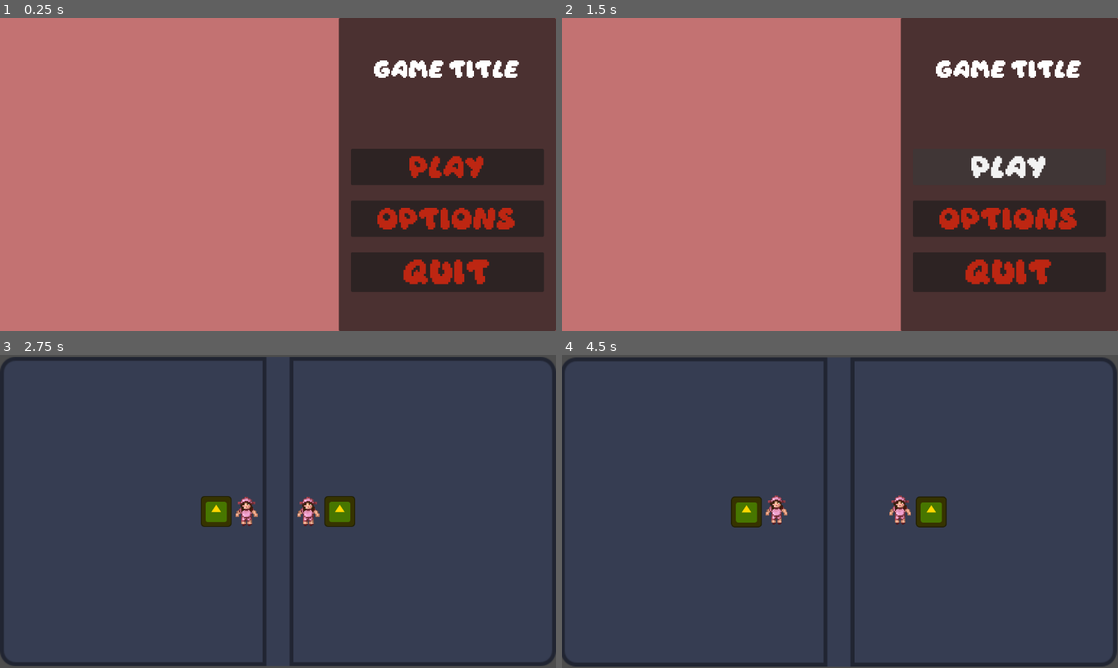
Above: before the commit, frames 1-4 (two rows, left to right).
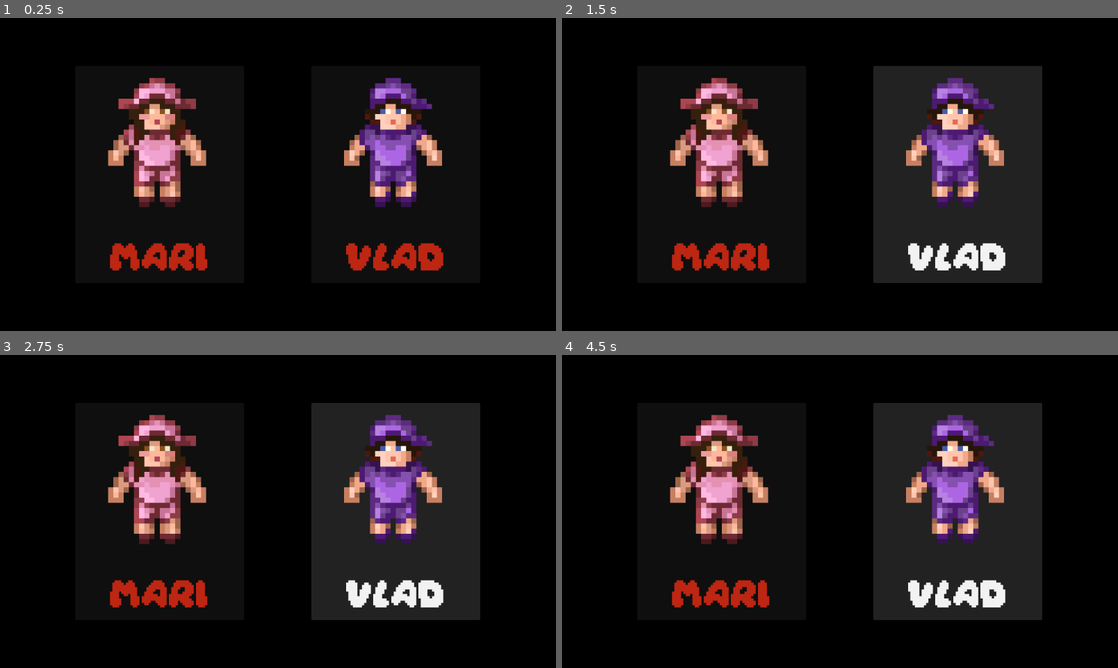
Above: after the commit, the same moments.

Repository: Vlad-935/Reflective-Trust
Game: Godot game, scene res://scenes/root.tscn
The game is run twice, just before and just after one commit, with the same random seed, the same clock (stepped at 60 frames per second) and the same inputs. The engine's default icon, where the game draws it, is replaced by a stand-in: a white triangle on a blue panel in a dark square.
Inputs (mouse positions are in pixels of both pictures, inside the frame that each line leads up to):
- Up to frame 1 (0.25 s): no input
- Up to frame 2 (1.5 s): click (723, 174) at 0.5 s, where only the run after the commit has a clickable "Mari"; click (956, 174) at 1.25 s, where only the run after the commit has a clickable "Vlad"
- Up to frame 3 (2.75 s): click "Play" at 2 s
- Up to frame 4 (4.5 s): click (1006, 505) at 2.75 s, where only the run after the commit has a clickable "Play"; click (1006, 555) at 3.5 s, where only the run after the commit has a clickable "Options"; tap Enter (ui_accept) at 4.25 s; hold D (move right) from 4.28 s (still down)

The runs differ from the first frame. In frame 1, 99% of the frame differs, in the area x 0-100%, y 0-100%; in frame 2, 97%; in frame 3, 100%; in frame 4, 100%.

Commit message:
Added Character select screen

Diff:
--- a/reflective-trust/scenes/ui/main_screen.tscn
+++ b/reflective-trust/scenes/ui/main_screen.tscn
@@ -3,6 +3,8 @@
 [ext_resource type="Theme" uid="uid://dx8tcgjkekuak" path="res://assests/font/game_theme.tres" id="1_1ws2m"]
 [ext_resource type="Script" uid="uid://2eyom8u8psl" path="res://scripts/ui/main_screen.gd" id="1_wxjlq"]
 [ext_resource type="PackedScene" uid="uid://c67r7smueu28p" path="res://scenes/ui/button.tscn" id="2_wxjlq"]
+[ext_resource type="Texture2D" uid="uid://bul0gnc022mn7" path="res://assests/sprites/Isa.png" id="4_lgxmk"]
+[ext_resource type="Texture2D" uid="uid://p0rapd83iun0" path="res://assests/sprites/Vlad.png" id="5_25c13"]
 
 [sub_resource type="StyleBoxLine" id="StyleBoxLine_ijygm"]
 color = Color(0, 0, 0, 0)
@@ -73,6 +75,52 @@
 theme_override_font_sizes/font_size = 45
 text = "Quit"
 
+[node name="Player_Select" type="CenterContainer" parent="." unique_id=403956508]
+layout_mode = 1
+anchors_preset = 15
+anchor_right = 1.0
+anchor_bottom = 1.0
+grow_horizontal = 2
+grow_vertical = 2
+
+[node name="BG" type="ColorRect" parent="Player_Select" unique_id=44059959]
+custom_minimum_size = Vector2(1920, 1080)
+layout_mode = 2
+color = Color(0, 0, 0, 1)
+
+[node name="HBoxContainer" type="HBoxContainer" parent="Player_Select" unique_id=2035266321]
+layout_mode = 2
+theme = ExtResource("1_1ws2m")
+
+[node name="Mari" type="Button" parent="Player_Select/HBoxContainer" unique_id=1424424071]
+custom_minimum_size = Vector2(350, 450)
+layout_mode = 2
+size_flags_horizontal = 4
+size_flags_vertical = 4
+text = "Mari"
+icon = ExtResource("4_lgxmk")
+autowrap_mode = 3
+icon_alignment = 1
+vertical_icon_alignment = 0
+expand_icon = true
+
+[node name="VSeparator" type="VSeparator" parent="Player_Select/HBoxContainer" unique_id=976025620]
+modulate = Color(1, 1, 1, 0)
+layout_mode = 2
+theme_override_constants/separation = 75
+
+[node name="Vlad" type="Button" parent="Player_Select/HBoxContainer" unique_id=2135065045]
+custom_minimum_size = Vector2(350, 450)
+layout_mode = 2
+size_flags_horizontal = 4
+size_flags_vertical = 4
+text = "Vlad"
+icon = ExtResource("5_25c13")
+autowrap_mode = 3
+icon_alignment = 1
+vertical_icon_alignment = 0
+expand_icon = true
+
 [connection signal="pressed" from="MainScreen/CenterContainer/VBoxContainer/Play" to="." method="_on_play_pressed"]
 [connection signal="pressed" from="MainScreen/CenterContainer/VBoxContainer/Options" to="." method="_on_options_pressed"]
 [connection signal="pressed" from="MainScreen/CenterContainer/VBoxContainer/Quit" to="." method="_on_quit_pressed"]
Binary file added: reflective-trust/assests/sprites/Vlad.png
Not shown, added: reflective-trust/assests/sprites/Vlad.png.import
